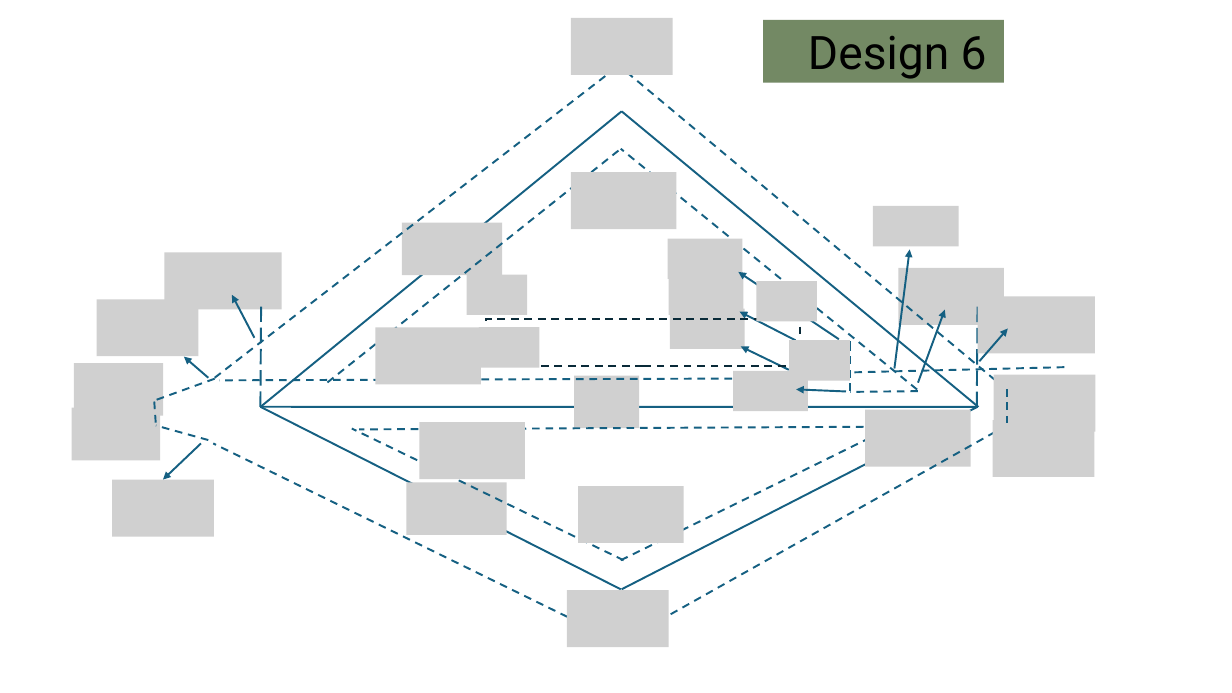
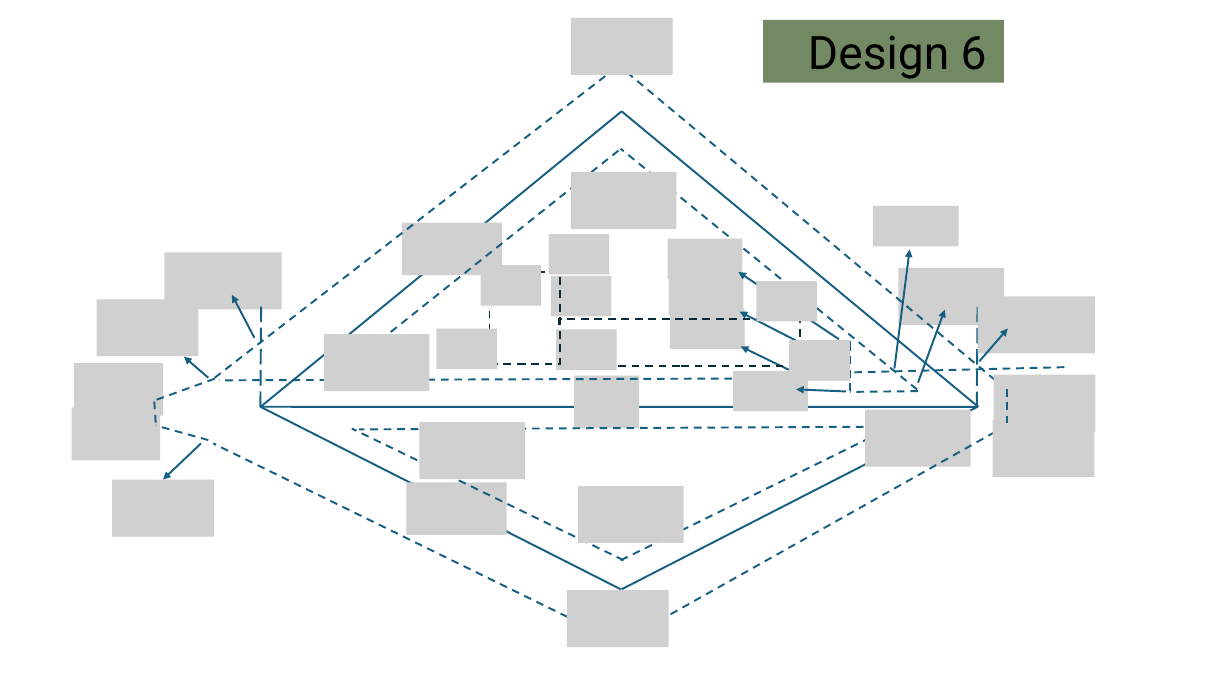
Before and after one commit to tkn-tub/NN_molecular_communications, a slide deck: slide 18 of Section_IV_BioComputing/slides/Designs.pptx. Drawn at 1232x693 pixels with LibreOffice and Linux fonts; fonts in the diff are those of the drawing; grey boxes stand for pictures. Boxes give left, top, right and bottom in pixels: in the first picture for what was removed or moved away, otherwise in the second. Text is boxed around its words. In the diff, an @@ line names an element or a change of style, - is before the commit and + after.

```diff
--- a/Section_IV_BioComputing/slides/Designs.pptx
+++ b/Section_IV_BioComputing/slides/Designs.pptx
@@ picture added at (549, 234, 610, 274) @@
@@ picture added at (481, 265, 542, 306) @@
@@ picture removed at (467, 274, 528, 315) @@
@@ rectangle added at (490, 272, 560, 364), outline #092A39 1.5 pt dashed @@
@@ picture added at (551, 276, 612, 317) @@
@@ picture added at (436, 329, 497, 370) @@
@@ picture removed at (479, 327, 540, 368) @@
@@ rectangle: place and size @@
-rectangle at (486, 319, 800, 366)
+rectangle at (559, 319, 800, 366)
@@ picture: place and size @@
-picture at (375, 327, 481, 384)
+picture at (323, 335, 429, 392)
@@ picture added at (556, 330, 617, 371) @@
```
Also in this commit, not shown: 1 slide added.
